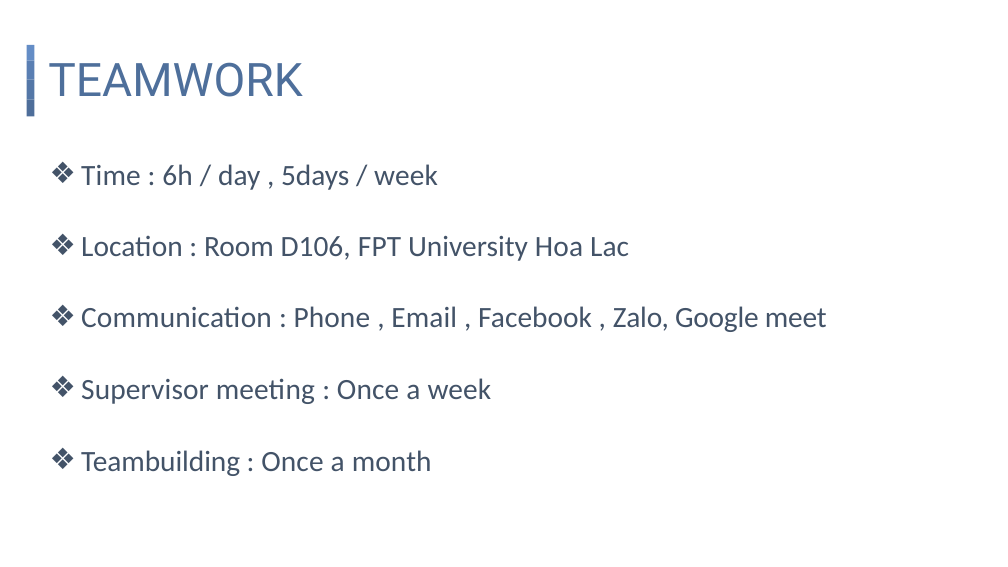
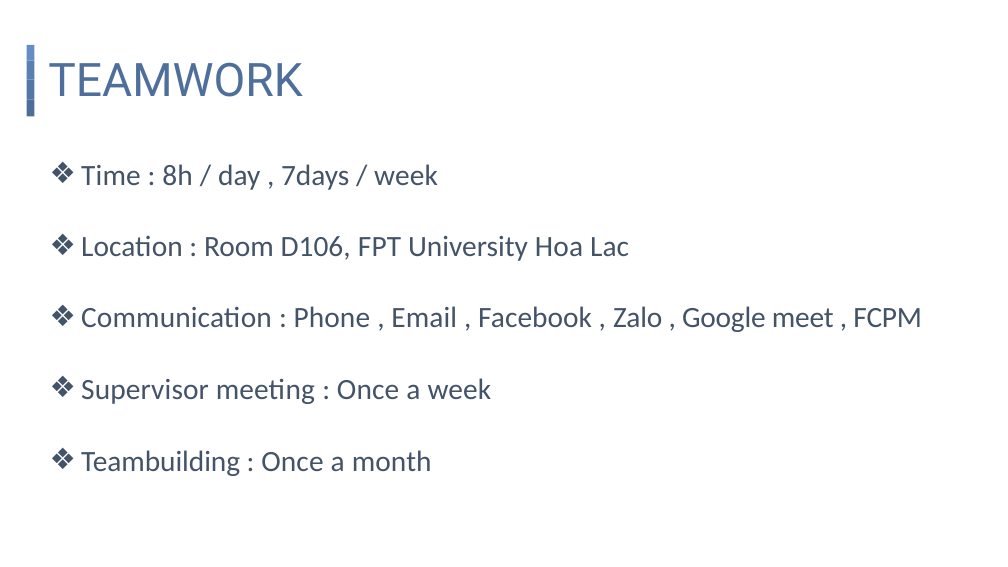
Before and after one commit to ducken1412/CapstoneProjectManagement, a slide deck: slide 14 of FPTU CAPSTONE PROJECT MANAGEMENT.pptx. Drawn at 1008x567 pixels with LibreOffice and Linux fonts; fonts in the diff are those of the drawing. Boxes give left, top, right and bottom in pixels: in the first picture for what was removed or moved away, otherwise in the second. Text is boxed around its words. In the diff, an @@ line names an element or a change of style, - is before the commit and + after.

Commit message:
commit slide

```diff
--- a/FPTU CAPSTONE PROJECT MANAGEMENT.pptx
+++ b/FPTU CAPSTONE PROJECT MANAGEMENT.pptx
@@ text at (81,164,438,190): text changed @@
-❖ Time : 6h / day , 5days / week
+❖ Time : 8h / day , 7days / week
@@ text at (81,306,922,332): text changed @@
-❖ Communication : Phone , Email , Facebook , Zalo, Google meet
+❖ Communication : Phone , Email , Facebook , Zalo , Google meet , FCPM
```
Also in this commit, not shown: 3 other slides changed.
